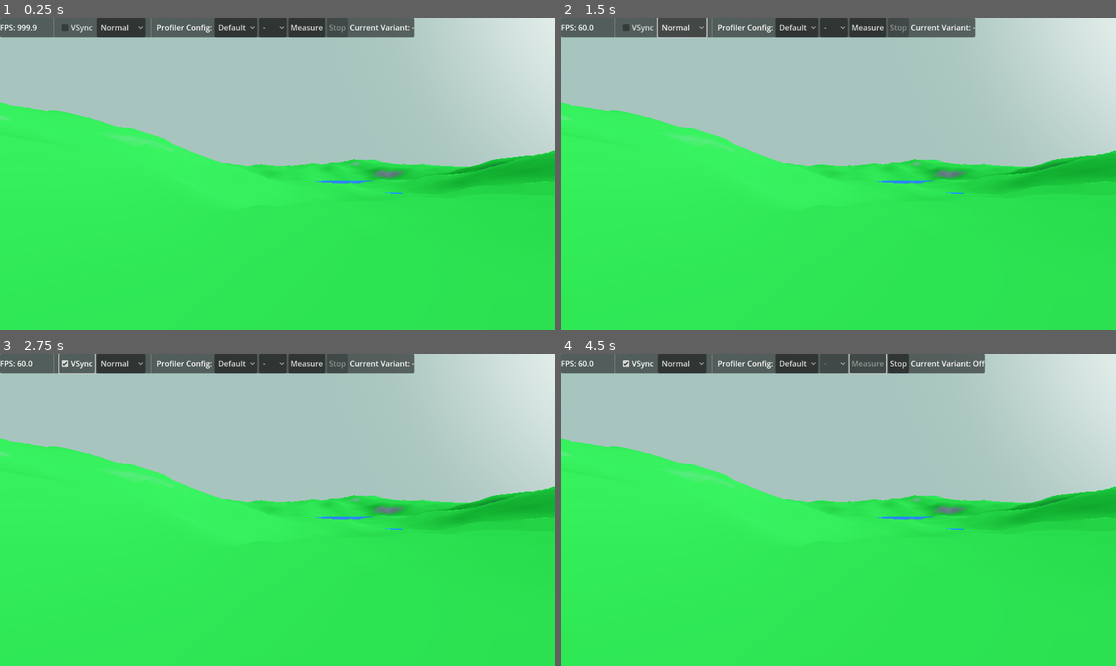
Above: before the commit, frames 1-4 (two rows, left to right).
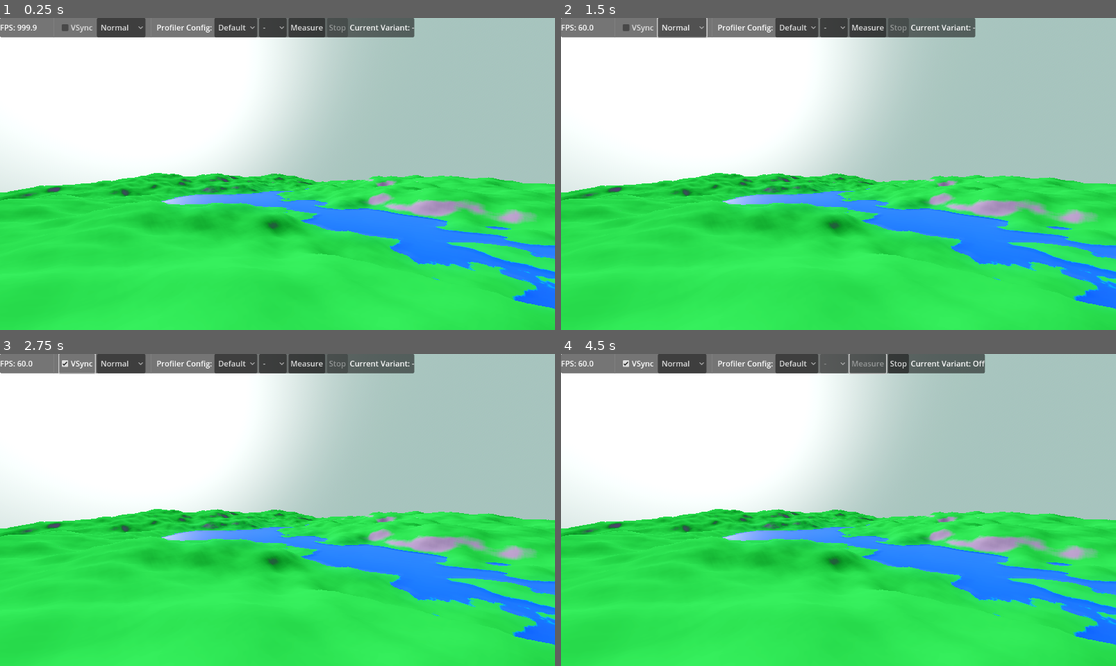
Above: after the commit, the same moments.

Repository: zalan24/Godot-Demos
Game: Godot game, scene res://main_scene.tscn
The game is run twice, just before and just after one commit, with the same random seed, the same clock (stepped at 60 frames per second) and the same inputs.
Inputs:
- Up to frame 1 (0.25 s): no input
- Up to frame 2 (1.5 s): click "Normal" at 0.5 s; click "Normal" at 1.25 s
- Up to frame 3 (2.75 s): click "VSync" at 2 s
- Up to frame 4 (4.5 s): click "Default" at 2.75 s; click "-" at 3.5 s; click "Measure" at 4.25 s

The runs differ from the first frame. In frame 1, 48% of the frame differs, in the area x 0-100%, y 0-94%; in frame 2, 48%; in frame 3, 48%; in frame 4, 48%.

Commit message:
Fog profiler config added

Diff:
--- a/test-content/Profiler/profiler_configs.tres
+++ b/test-content/Profiler/profiler_configs.tres
@@ -1,10 +1,11 @@
-[gd_resource type="Resource" script_class="ProfilerConfigSet" load_steps=4 format=3 uid="uid://petydnsgoaov"]
+[gd_resource type="Resource" script_class="ProfilerConfigSet" load_steps=5 format=3 uid="uid://petydnsgoaov"]
 
 [ext_resource type="Script" uid="uid://c6huf8a4jv5l3" path="res://Profiler/profiler_config.gd" id="1_in4bh"]
 [ext_resource type="Resource" uid="uid://cf023xesjhqno" path="res://Profiler/default_profiler_config_on_off.tres" id="2_4gglp"]
 [ext_resource type="Script" uid="uid://bv8wlok5v2a1p" path="res://Profiler/profiler_config_set.gd" id="2_lt1iv"]
+[ext_resource type="Resource" uid="uid://cga2iava2yfn2" path="res://fog_profiler_config.tres" id="3_4gglp"]
 
 [resource]
 script = ExtResource("2_lt1iv")
-configs = Array[ExtResource("1_in4bh")]([ExtResource("2_4gglp")])
+configs = Array[ExtResource("1_in4bh")]([ExtResource("2_4gglp"), ExtResource("3_4gglp")])
 metadata/_custom_type_script = "uid://bv8wlok5v2a1p"
--- /dev/null
+++ b/test-content/fog_profiler_config.tres
@@ -0,0 +1,10 @@
+[gd_resource type="Resource" script_class="ProfilerConfig" load_steps=2 format=3 uid="uid://cga2iava2yfn2"]
+
+[ext_resource type="Script" uid="uid://c6huf8a4jv5l3" path="res://Profiler/profiler_config.gd" id="1_mjs5q"]
+
+[resource]
+script = ExtResource("1_mjs5q")
+configName = "Fog"
+variants = Array[String](["Off", "No-height", "On"])
+referenceVariant = "Off"
+metadata/_custom_type_script = "uid://c6huf8a4jv5l3"
--- /dev/null
+++ b/test-content/main_scene.gd
@@ -0,0 +1,35 @@
+extends Node3D
+
+@export var world_environment: WorldEnvironment = null
+
+var has_restore_values = false
+var fog_enabled_restore: bool = false
+var height_fog_density_restore: float = 0
+
+func _ready():
+	ProfilerService.on_reset_profiler.connect(_on_reset_profiler)
+	ProfilerService.on_set_variant.connect(_on_set_variant)
+
+func _exit_tree():
+	ProfilerService.on_reset_profiler.disconnect(_on_reset_profiler)
+	ProfilerService.on_set_variant.disconnect(_on_set_variant)
+
+func _restore():
+	if has_restore_values && world_environment != null:
+		world_environment.environment.fog_enabled = fog_enabled_restore
+		world_environment.environment.fog_height_density = height_fog_density_restore
+		has_restore_values = false
+
+func _on_reset_profiler():
+	_restore()
+
+func _on_set_variant(_active_measurement: bool, config_name: String, variant_name: String):
+	if config_name == "Fog":
+		if !has_restore_values:
+			fog_enabled_restore = world_environment.environment.fog_enabled
+			height_fog_density_restore = world_environment.environment.fog_height_density
+			has_restore_values = true
+		world_environment.environment.fog_enabled = variant_name != "Off"
+		world_environment.environment.fog_height_density = 0.0 if variant_name == "No-height" else height_fog_density_restore
+	else:
+		_restore()
--- a/test-content/main_scene.tscn
+++ b/test-content/main_scene.tscn
@@ -1,6 +1,7 @@
-[gd_scene load_steps=8 format=3 uid="uid://cpbm1847701pb"]
+[gd_scene load_steps=9 format=3 uid="uid://cpbm1847701pb"]
 
 [ext_resource type="PackedScene" uid="uid://66c73hrdbstt" path="res://FreeCamera/free_camera.tscn" id="1_0f027"]
+[ext_resource type="Script" uid="uid://bsxin1bktaynd" path="res://main_scene.gd" id="1_d5x1h"]
 [ext_resource type="Material" uid="uid://c42xia0d58ydg" path="res://terrain_material.tres" id="2_2c62f"]
 [ext_resource type="PackedScene" uid="uid://cdq4nfhutxj21" path="res://Profiler/profiler_gui.tscn" id="3_gyfs4"]
 
@@ -27,7 +28,9 @@
 subdivide_width = 1000
 subdivide_depth = 1000
 
-[node name="World" type="Node3D"]
+[node name="World" type="Node3D" node_paths=PackedStringArray("world_environment")]
+script = ExtResource("1_d5x1h")
+world_environment = NodePath("Environment/WorldEnvironment")
 
 [node name="FreeCamera" parent="." instance=ExtResource("1_0f027")]
 transform = Transform3D(1, 0, 0, 0, 1, 0, 0, 0, 1, 0, 8.11972, 8.38996)
Not shown, added: test-content/main_scene.gd.uid
Not shown: 1 places in test-content/main_scene.tscn that only renumber resources
